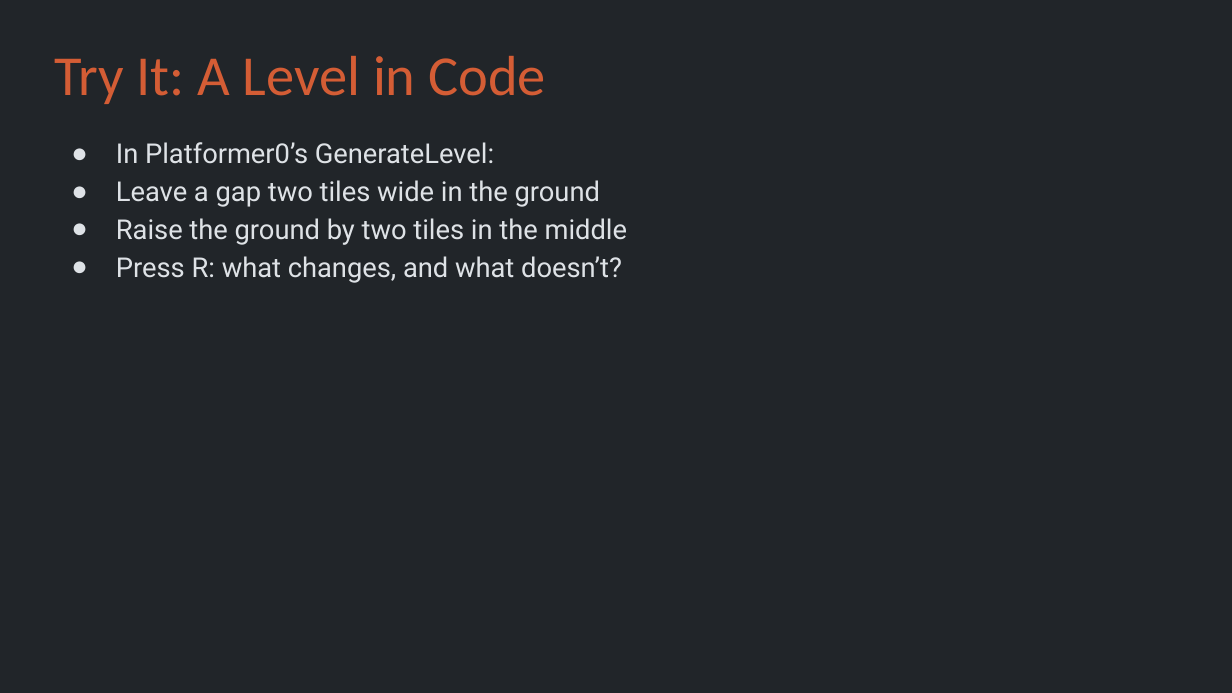
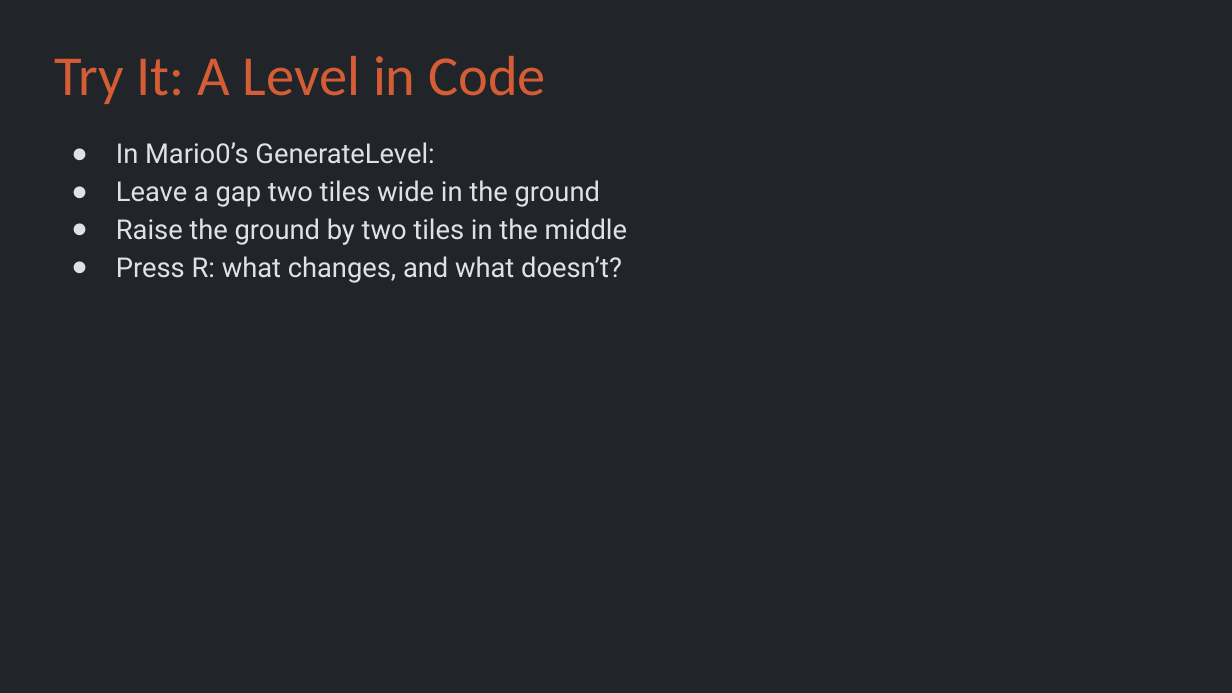
Before and after one commit to Metamate/gar, a slide deck: slide 10 of slides/06 Super Mario Bros.pptx. Drawn at 1232x693 pixels with LibreOffice and Linux fonts; fonts in the diff are those of the drawing. Boxes give left, top, right and bottom in pixels: in the first picture for what was removed or moved away, otherwise in the second. Text is boxed around its words. In the diff, an @@ line names an element or a change of style, - is before the commit and + after.

```diff
--- a/slides/06 Super Mario Bros.pptx
+++ b/slides/06 Super Mario Bros.pptx
@@ text at [116, 142, 434, 164]: text changed @@
-● In Platformer0’s GenerateLevel:
+● In Mario0’s GenerateLevel:
```
Also in this commit, not shown: 11 other slides changed, 17 other files.
